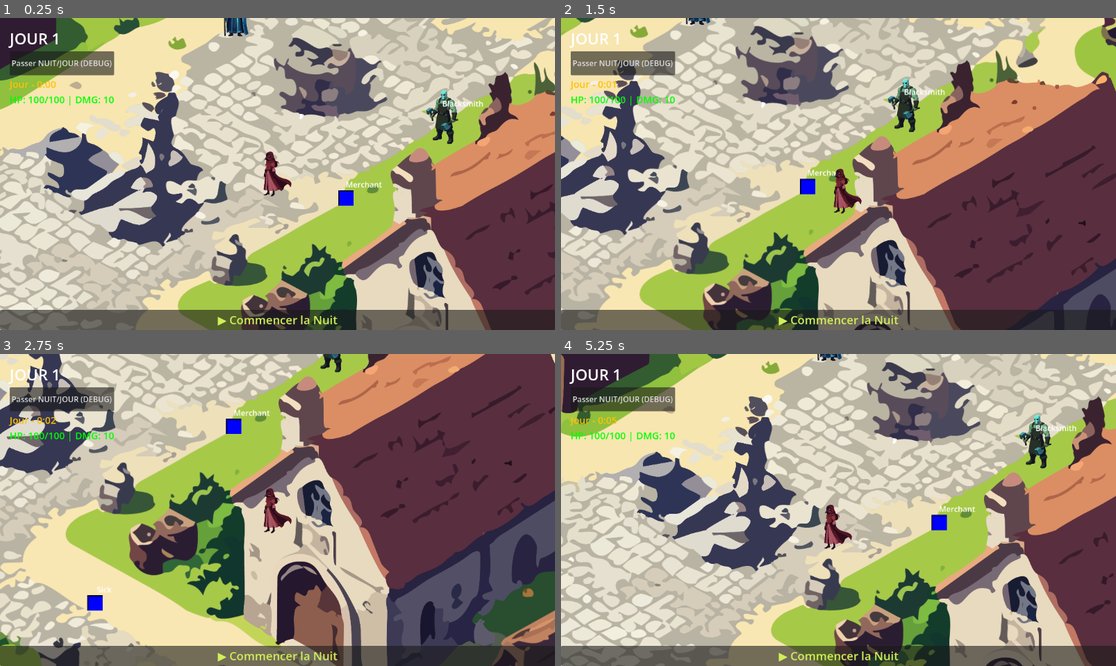
Above: before the commit, frames 1-4 (two rows, left to right).
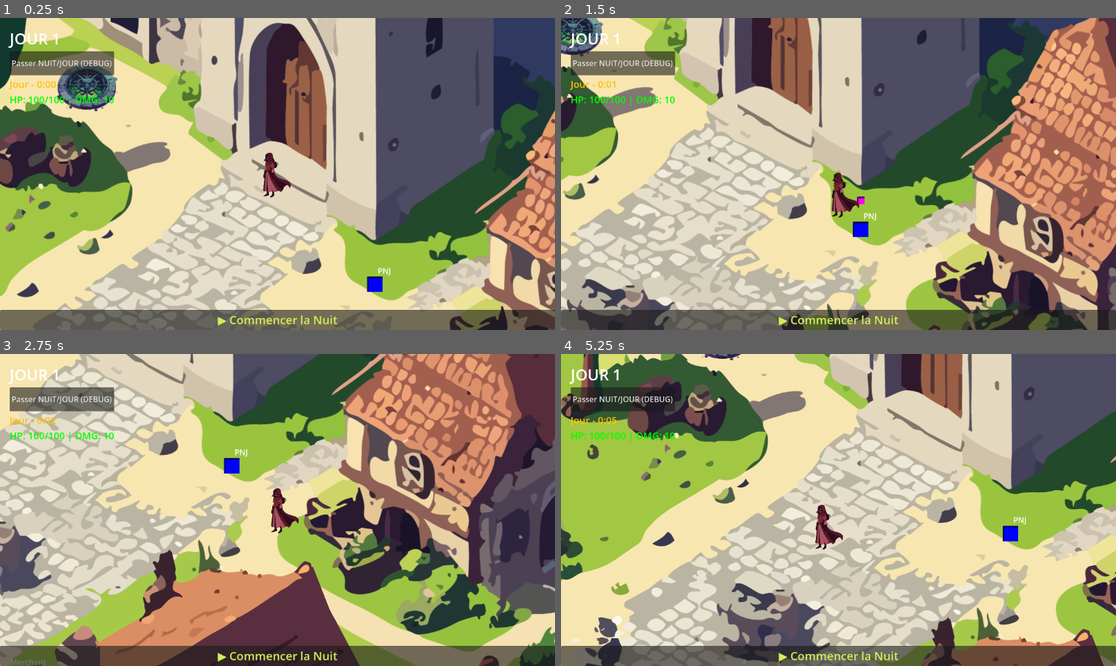
Above: after the commit, the same moments.

Repository: ekateryna18/yersinia-the-great-mortality
Game: Godot game, scene res://scenes/main.tscn
Same seed, same stepped clock (60 frames per second), same inputs: the game is played once before the commit and once after it.
Inputs:
- Up to frame 1 (0.25 s): no input
- Up to frame 2 (1.5 s): tap Enter (ui_accept) at 0.5, 0.77 s; hold Right (ui_right) 0.53-1.28 s; hold Down (ui_down) from 1.28 s (still down)
- Up to frame 3 (2.75 s): tap Enter (ui_accept) at 1.52 s; release Down (ui_down) at 2.03 s; hold Right (ui_right) from 2.03 s (still down)
- Up to frame 4 (5.25 s): release Right (ui_right) at 2.78 s; hold Up (ui_up) 2.78-3.53 s; tap Enter (ui_accept) at 3.02, 3.77, 4.52 s; hold Left (ui_left) 3.53-5.03 s; hold Down (ui_down) from 5.03 s (still down)

The runs differ from the first frame. In frame 1, 83% of the frame differs, in the area x 0-100%, y 0-100%; in frame 2, 83%; in frame 3, 80%; in frame 4, 82%.

Commit message:
mouve pnj add colision bug in daymap playeur in front

Diff:
--- a/scenes/maps/day_map.tscn
+++ b/scenes/maps/day_map.tscn
@@ -13,10 +13,11 @@
 script = ExtResource("1_lj3rd")
 
 [node name="map_jour" parent="." unique_id=615072872 instance=ExtResource("2_fdkvc")]
+collision_layer = 2
 
 [node name="PlayerSpawn" type="Marker2D" parent="." unique_id=1205327444]
 modulate = Color(1, 0.03529412, 1, 1)
-position = Vector2(50, 150)
+position = Vector2(453, -471)
 
 [node name="PillierPierre" parent="." unique_id=1465816809 instance=ExtResource("3_craqd")]
 position = Vector2(-1078, 651)
@@ -50,12 +51,12 @@
 npc_name = "Merchant"
 
 [node name="NPC2" parent="NPCs" unique_id=1029887369 instance=ExtResource("2_g8tqy")]
-position = Vector2(392, 32)
+position = Vector2(-851, 393)
 npc_type = 1
 npc_name = "Blacksmith"
 
 [node name="NPC3" parent="NPCs" unique_id=1526567549 instance=ExtResource("2_g8tqy")]
-position = Vector2(-40, -184)
+position = Vector2(-1076, -220)
 npc_type = 2
 npc_name = "Wizard"
 
@@ -65,9 +66,9 @@
 npc_name = "Sick"
 
 [node name="NPC5" parent="NPCs" unique_id=1677287738 instance=ExtResource("2_g8tqy")]
-position = Vector2(452, -383)
+position = Vector2(652, -236)
 npc_type = 4
 
 [node name="NPC6" parent="NPCs" unique_id=1533369597 instance=ExtResource("2_g8tqy")]
-position = Vector2(-655, 617)
+position = Vector2(-1053, 951)
 npc_type = 5
